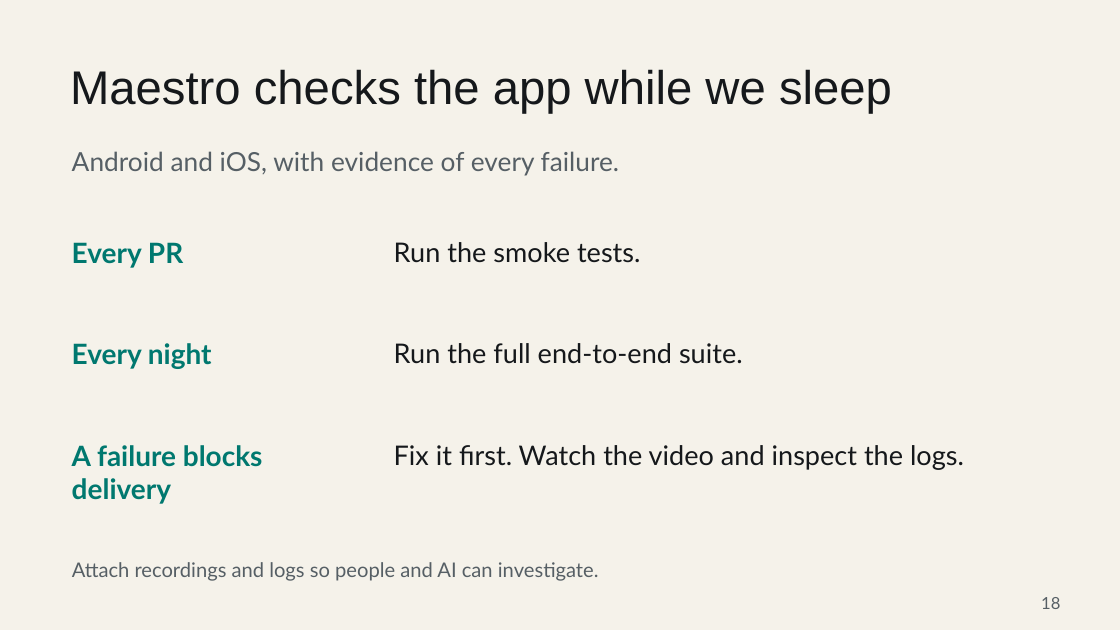
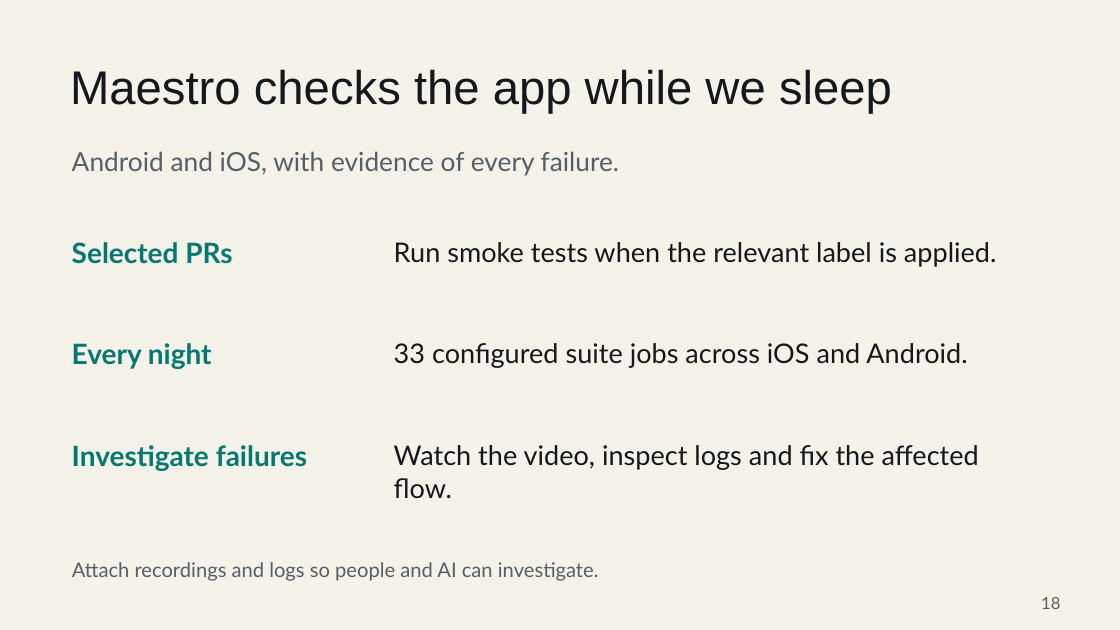
Before and after one commit to JohnAdib/mradib.com, a slide deck: slide 18 of resources/talks/beyond-the-qa-bottleneck.pptx. Drawn at 1120x630 pixels with LibreOffice and Linux fonts; fonts in the diff are those of the drawing. Boxes give left, top, right and bottom in pixels: in the first picture for what was removed or moved away, otherwise in the second. Text is boxed around its words. In the diff, an @@ line names an element or a change of style, - is before the commit and + after.

```diff
--- a/resources/talks/beyond-the-qa-bottleneck.pptx
+++ b/resources/talks/beyond-the-qa-bottleneck.pptx
@@ text at (72,242,232,264): text changed @@
-Every PR
+Selected PRs
@@ text at (394,242,997,267): text changed @@
-Run the smoke tests.
+Run smoke tests when the relevant label is applied.
@@ text at (394,343,967,368): text changed @@
-Run the full end-to-end suite.
+33 configured suite jobs across iOS and Android.
@@ text at (72,445,307,471): text changed @@
-A failure blocks delivery
+Investigate failures
@@ text at (394,445,979,498): text changed @@
-Fix it first. Watch the video and inspect the logs.
+Watch the video, inspect logs and fix the affected flow.
```
Also in this commit, not shown: 12 other slides changed, 24 other files.
